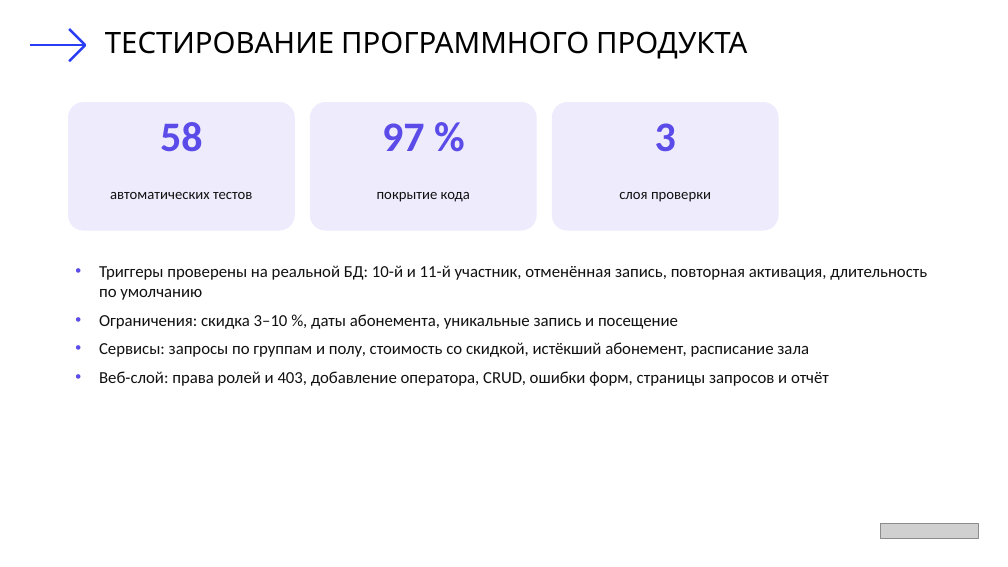
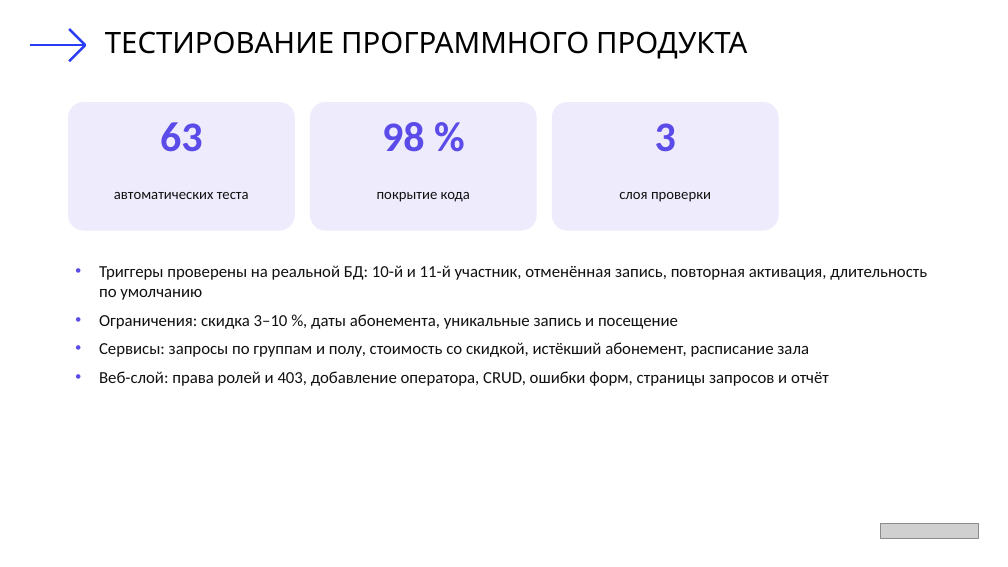
Before and after one commit to Uzalov-Gamid/sport-club, a slide deck: slide 19 of docs/Презентация_Спортивный_клуб.pptx (slide 18 before the commit). Drawn at 1008x567 pixels with LibreOffice and Linux fonts; fonts in the diff are those of the drawing; grey boxes stand for pictures. Boxes give left, top, right and bottom in pixels: in the first picture for what was removed or moved away, otherwise in the second. Text is boxed around its words. In the diff, an @@ line names an element or a change of style, - is before the commit and + after.

```diff
--- a/docs/Презентация_Спортивный_клуб.pptx
+++ b/docs/Презентация_Спортивный_клуб.pptx
@@ text at box(160, 122, 203, 152): text changed @@
-58
+63
@@ text at box(382, 122, 425, 152): text changed @@
-97 %
+98 %
@@ text at box(114, 192, 249, 199): text changed @@
-автоматических тестов
+автоматических теста
```
Also in this commit, not shown: 8 other slides changed, 1 slide added, 1 slide removed, 3 other files.
